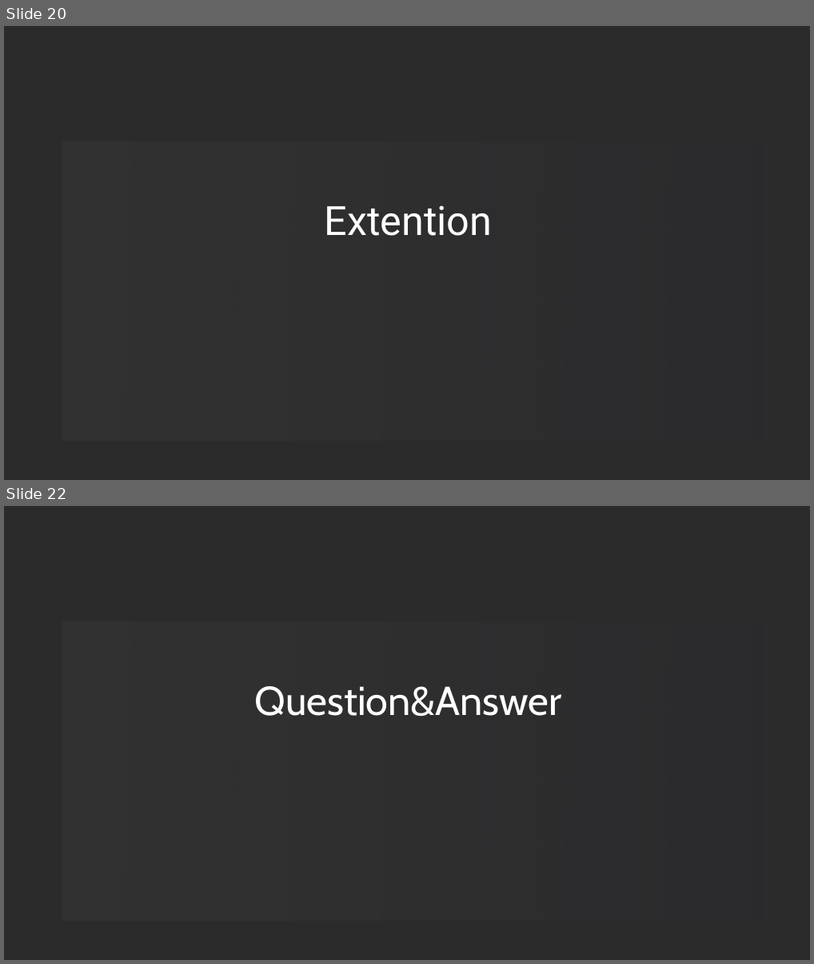
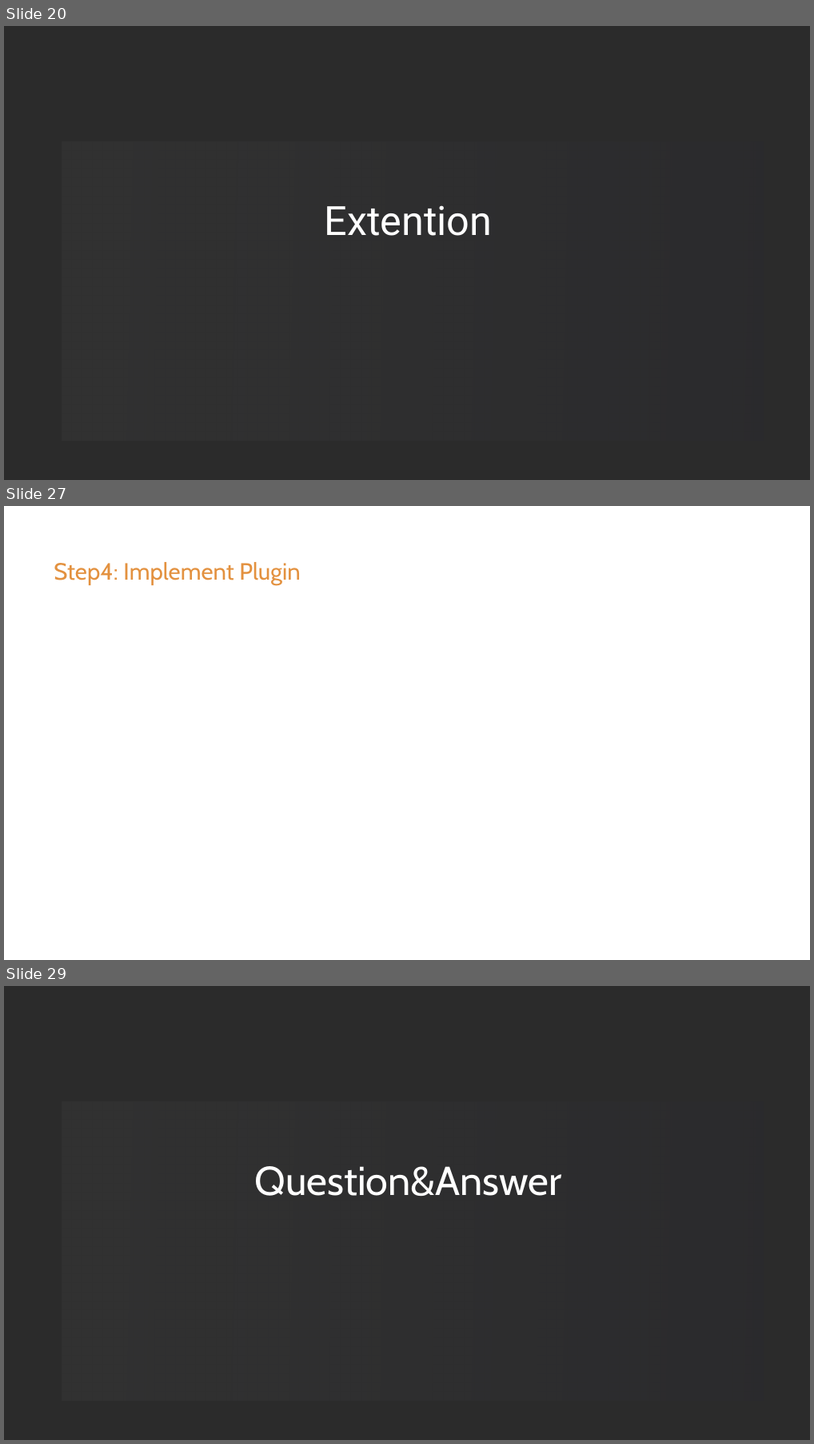
Before and after one commit to loongs-zhang/ACOCA2024-PlayWithWASM, a slide deck: PlayWithWASM.pptx. Shown one above the other, each under a label of ours: slides 20 and 22 before the commit, slides 20, 27 and 29 after it; the slides between them are not shown. The pictures are 814x964 and 814x1444 pixels, drawn with LibreOffice and Linux fonts; fonts in the diff are those of the drawing; background and template pictures are left out; a plain dark background stands for a picture behind light text. Boxes give left, top, right and bottom in pixels: in the first picture for what was removed or moved away, otherwise in the second. Text is boxed around its words. In the diff, an @@ line names an element or a change of style, - is before the commit and + after.

```diff
--- a/PlayWithWASM.pptx
+++ b/PlayWithWASM.pptx
@@ slide 27 added at [4, 506, 810, 960], background picture (left out) @@
@@ text added at [54, 562, 300, 585], 56 pt, text gradient #E3913F to #732D79 @@
+Step4: Implement Plugin
@@ what was slide 22 is now slide 29 @@
```
Also in this commit, not shown: 2 slides changed, 6 other slides added, 11 other files.
